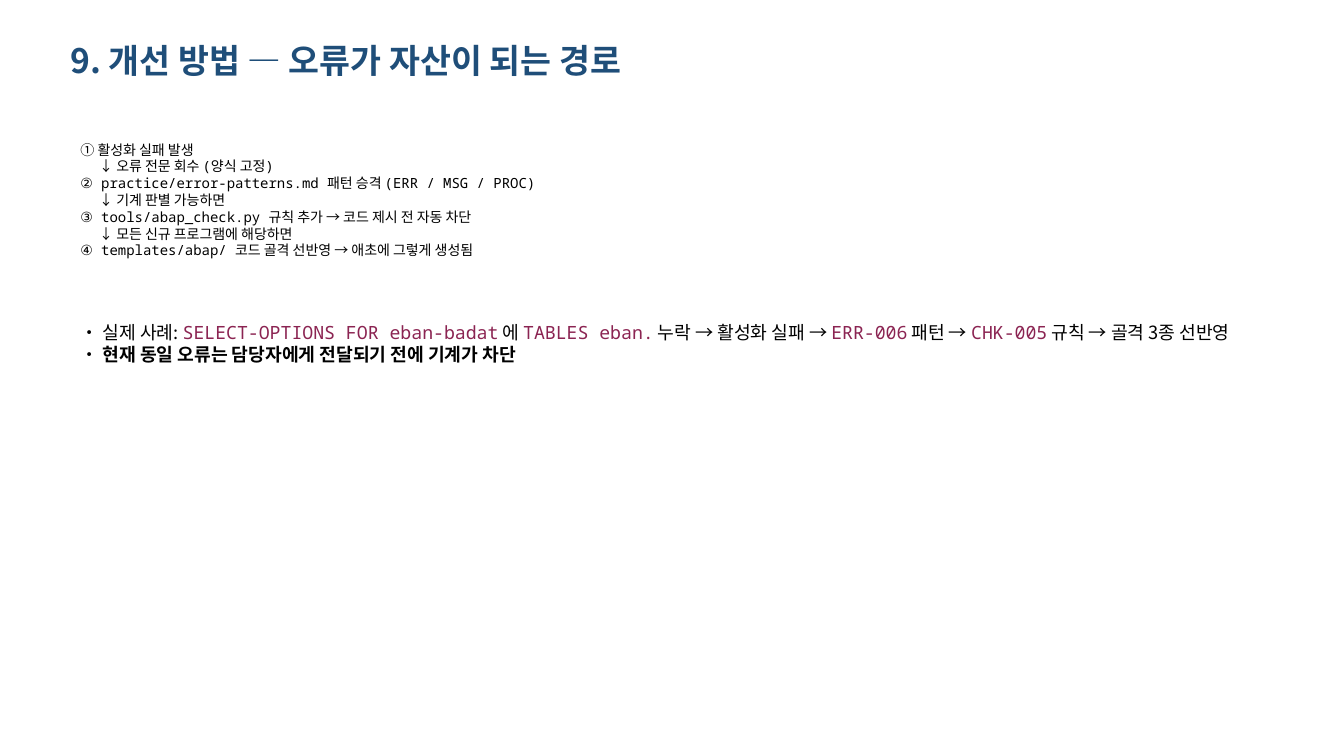
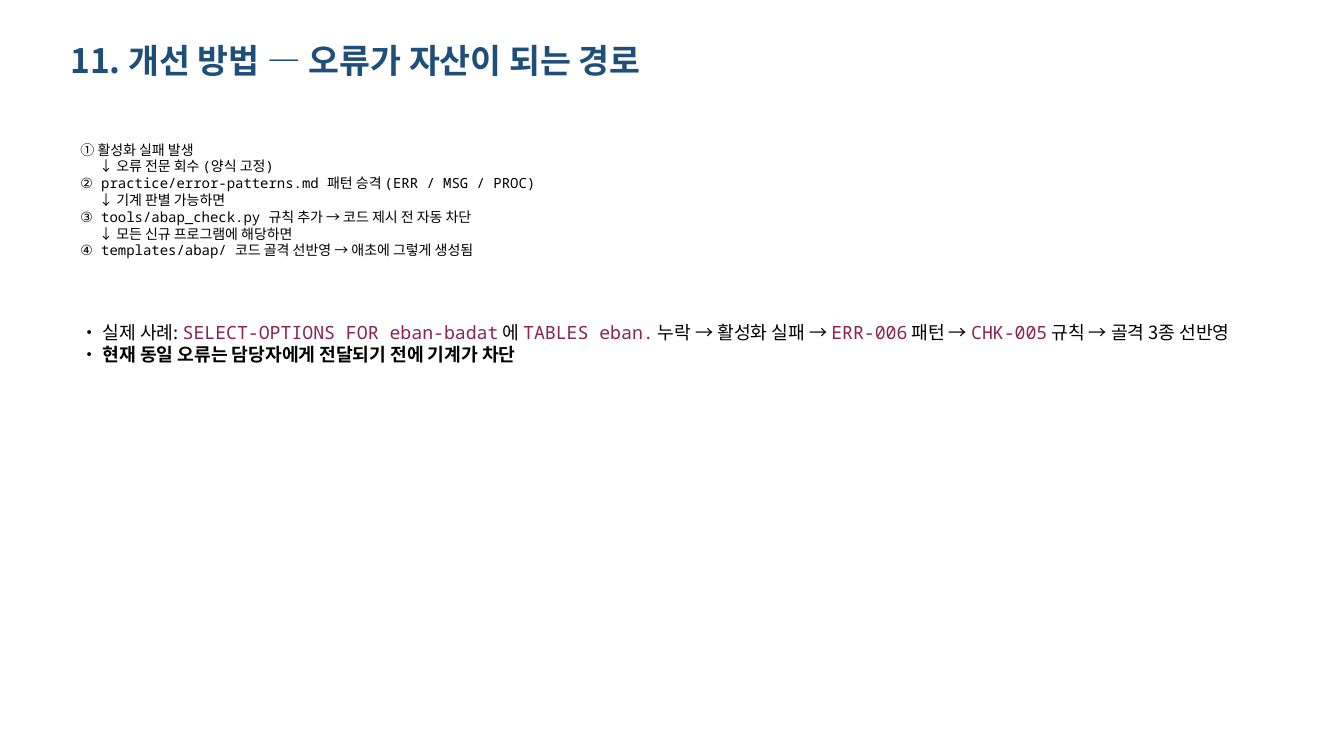
Before and after one commit to hyosungitx00/AI, a slide deck: slide 14 of report/dist/ai-abap-result-deck.pptx (slide 11 before the commit). Drawn at 1344x756 pixels with LibreOffice and Linux fonts; fonts in the diff are those of the drawing. Boxes give left, top, right and bottom in pixels: in the first picture for what was removed or moved away, otherwise in the second. Text is boxed around its words. In the diff, an @@ line names an element or a change of style, - is before the commit and + after.

```diff
--- a/report/dist/ai-abap-result-deck.pptx
+++ b/report/dist/ai-abap-result-deck.pptx
@@ text at [70,44,641,76]: text changed @@
-9. 개선 방법 — 오류가 자산이 되는 경로
+11. 개선 방법 — 오류가 자산이 되는 경로
```
Also in this commit, not shown: 12 other slides changed, 7 slides added, 3 slides removed, 2 other files.
